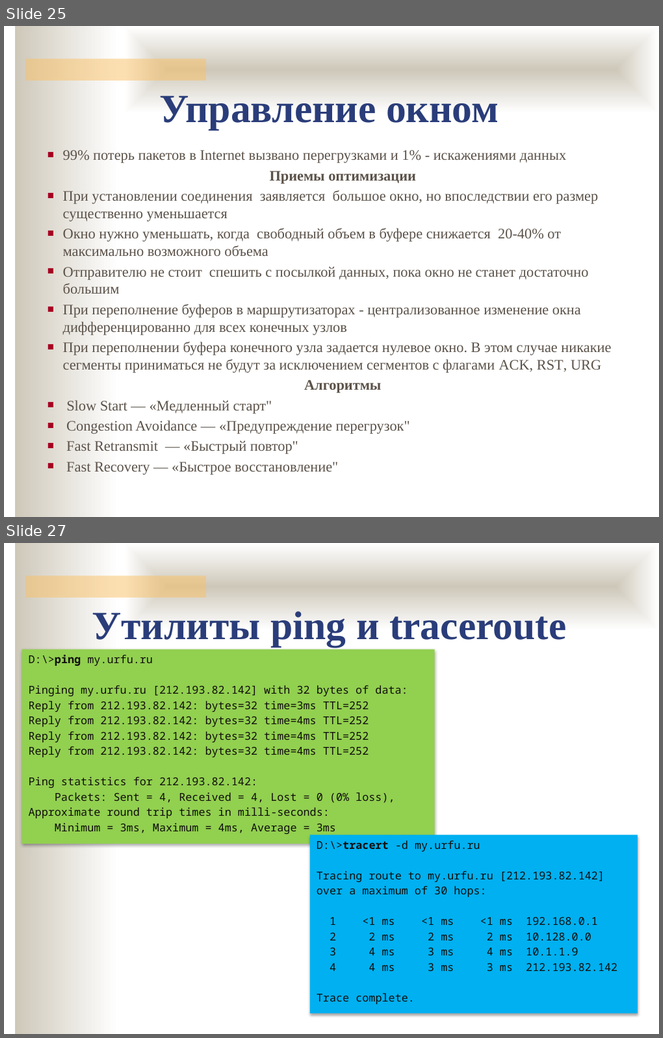
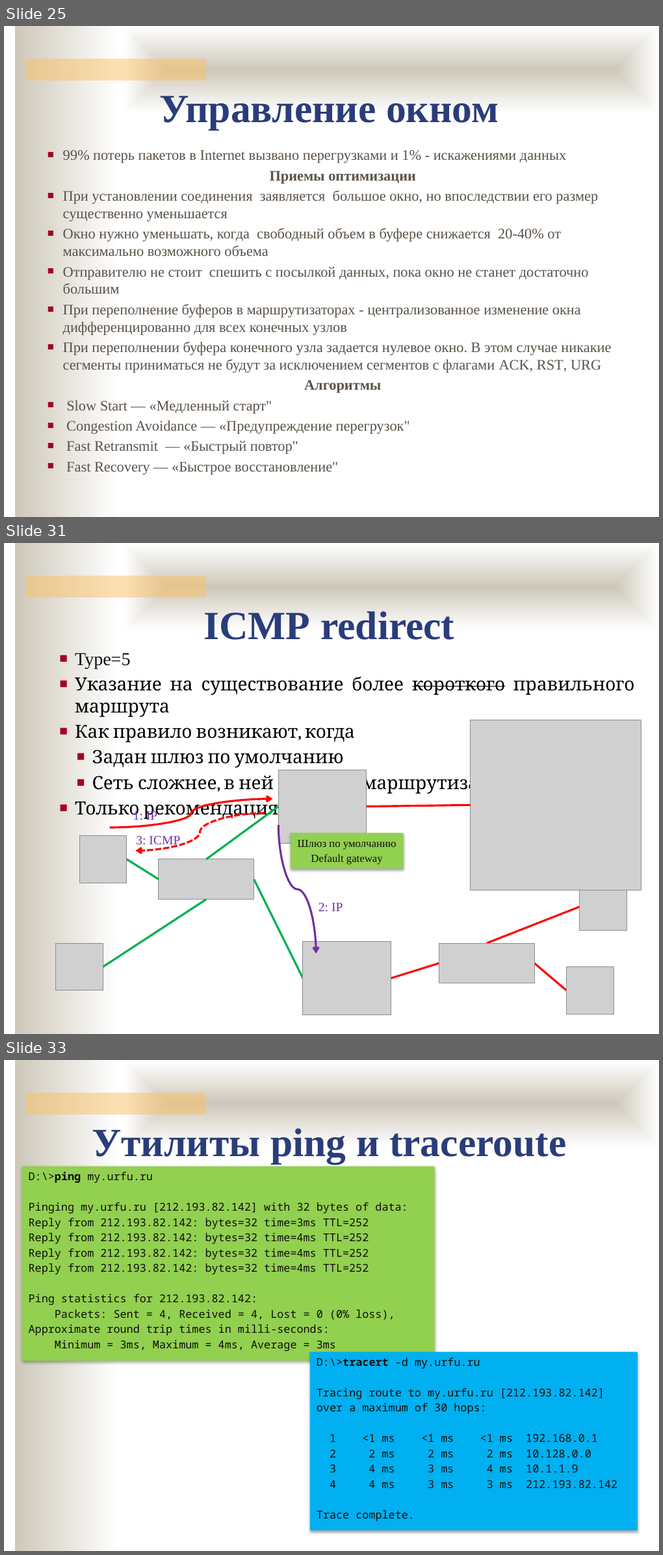
Before and after one commit to ukoloff/nets, a slide deck: lecture/11.pptx. Shown one above the other, each under a label of ours: slides 25 and 27 before the commit, slides 25, 31 and 33 after it; the slides between them are not shown. The pictures are 663x1038 and 663x1555 pixels, drawn with LibreOffice and Linux fonts; fonts in the diff are those of the drawing; grey boxes stand for pictures; background and template pictures are left out. Boxes give left, top, right and bottom in pixels: in the first picture for what was removed or moved away, otherwise in the second. Text is boxed around its words. In the diff, an @@ line names an element or a change of style, - is before the commit and + after.

```diff
--- a/lecture/11.pptx
+++ b/lecture/11.pptx
@@ slide 31 added at (x1=4, y1=543, x2=659, y2=1034), background #FFFFFF; not listed: 3 template elements that a slide beside it also shows @@
@@ text added at (x1=204, y1=611, x2=454, y2=640), 44 pt, text #2A3D7A, bold @@
+ICMP redirect
@@ text added at (x1=75, y1=653, x2=634, y2=819), 20 pt, text #000000 @@
+■ Type=5
+■ Указание на существование более короткого правильного маршрута
+■ Как правило возникают, когда
+  ■ Задан шлюз по умолчанию
+  ■ Сеть сложнее, в ней больше 1 маршрутизатора
+■ Только рекомендация
@@ picture added at (x1=471, y1=720, x2=641, y2=890) @@
@@ picture added at (x1=278, y1=770, x2=367, y2=843) @@
@@ curved arrow added from (109, 828) to (272, 799), #FF0000 2.25 pt @@
@@ text added at (x1=133, y1=810, x2=157, y2=820), 14 pt, text #7030A0 @@
+1: IP
@@ curved arrow added from (265, 813) to (136, 851), #FF0000 2.25 pt dashed @@
@@ line added from (206, 860) to (278, 806), #00B050 2.25 pt @@
@@ line added from (471, 805) to (367, 806), #FF0000 2.25 pt @@
@@ curved arrow added from (278, 825) to (316, 954), #7030A0 2.25 pt @@
@@ rectangle added at (x1=290, y1=834, x2=404, y2=869), fill #92D050, 12 pt, text #100E0C @@
+Шлюз по умолчанию
+Default gateway
@@ picture added at (x1=79, y1=836, x2=126, y2=883) @@
@@ text added at (x1=136, y1=836, x2=180, y2=848), 14 pt, text #7030A0 @@
+3: ICMP
@@ line added from (159, 880) to (126, 860), #00B050 2.25 pt @@
@@ picture added at (x1=159, y1=860, x2=254, y2=899) @@
@@ line added from (254, 880) to (303, 979), #00B050 2.25 pt @@
@@ picture added at (x1=580, y1=884, x2=627, y2=931) @@
@@ line added from (103, 967) to (206, 899), #00B050 2.25 pt @@
@@ text added at (x1=319, y1=903, x2=343, y2=912), 14 pt, text #7030A0 @@
+2: IP
@@ line added from (580, 907) to (487, 943), #FF0000 2.25 pt @@
@@ picture added at (x1=56, y1=943, x2=103, y2=990) @@
@@ picture added at (x1=303, y1=942, x2=391, y2=1016) @@
@@ picture added at (x1=439, y1=943, x2=534, y2=983) @@
@@ line added from (439, 964) to (391, 979), #FF0000 2.25 pt @@
@@ line added from (534, 964) to (567, 990), #FF0000 2.25 pt @@
@@ picture added at (x1=567, y1=967, x2=614, y2=1014) @@
@@ what was slide 27 is now slide 33 @@
```
Also in this commit, not shown: 1 slide changed, 5 other slides added.
